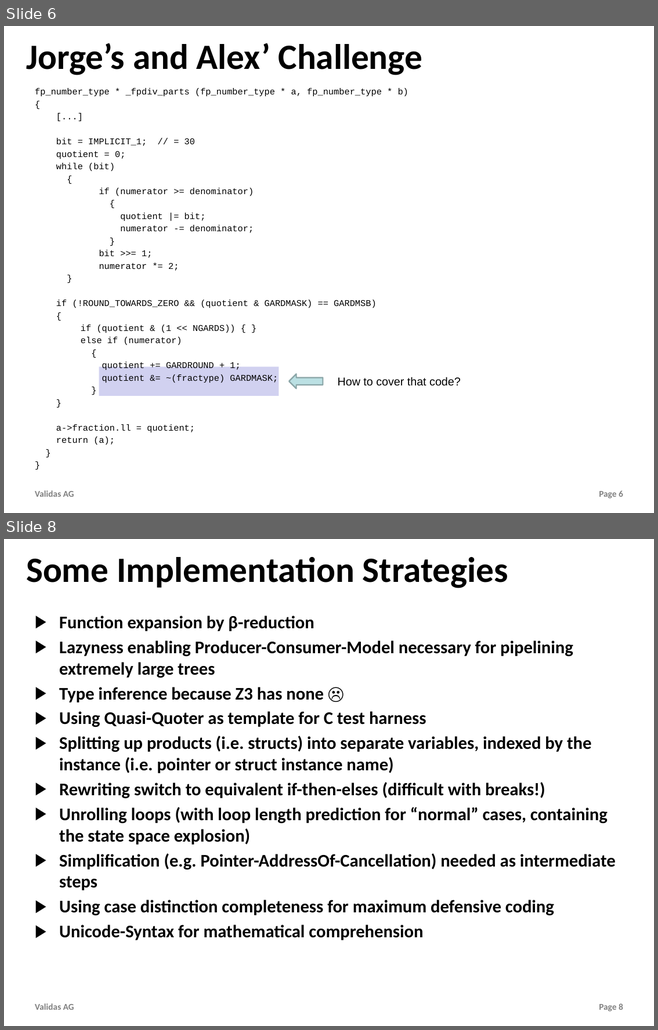
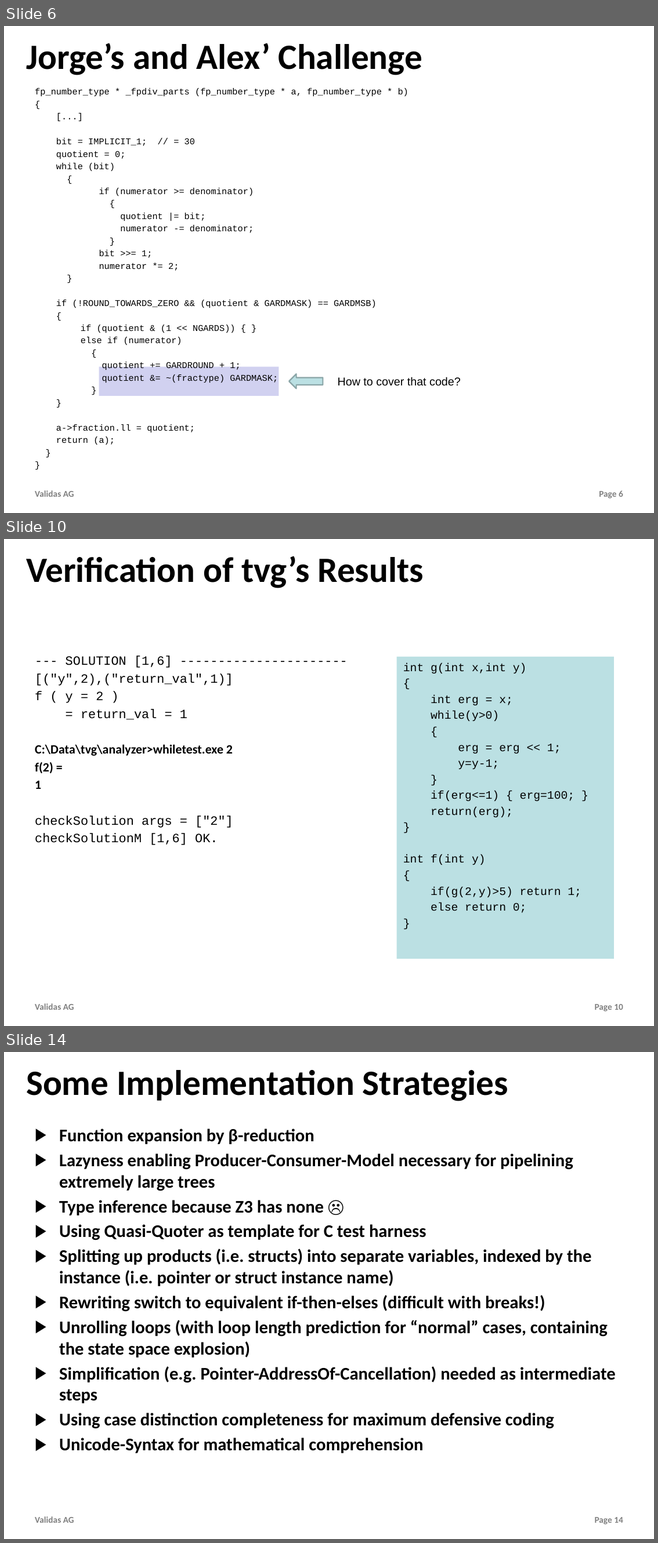
Before and after one commit to theoremprover/tvg, a slide deck: Vortraege/TestVectorGenerator.pptx. Shown one above the other, each under a label of ours: slides 6 and 8 before the commit, slides 6, 10 and 14 after it; the slides between them are not shown. The pictures are 658x1030 and 658x1543 pixels, drawn with LibreOffice and Linux fonts; fonts in the diff are those of the drawing; background and template pictures are left out. Boxes give left, top, right and bottom in pixels: in the first picture for what was removed or moved away, otherwise in the second. Text is boxed around its words. In the diff, an @@ line names an element or a change of style, - is before the commit and + after.

```diff
--- a/Vortraege/TestVectorGenerator.pptx
+++ b/Vortraege/TestVectorGenerator.pptx
@@ slide 10 added at (x1=4, y1=539, x2=654, y2=1026), background #FFFFFF; not listed: 2 template elements that a slide beside it also shows @@
@@ title added at (x1=26, y1=556, x2=423, y2=588), 56 pt, text #000000, bold @@
+Verification of tvg’s Results
@@ text added at (x1=35, y1=656, x2=233, y2=845), 20 pt, text #000000 @@
+--- SOLUTION [1,6] ----------------------
+[("y",2),("return_val",1)]
+f ( y = 2 )
+= return_val = 1
+C:\Data\tvg\analyzer>whiletest.exe 2
+f(2) =
+1
+checkSolution args = ["2"]
+checkSolutionM [1,6] OK.
@@ rectangle added at (x1=397, y1=657, x2=614, y2=959), fill #BBE0E3, 18 pt, text #000000 @@
+int g(int x,int y)
+{
+int erg = x;
+while(y>0)
+{
+erg = erg << 1;
+y=y-1;
+}
+if(erg<=1) { erg=100; }
+return(erg);
+}
+int f(int y)
+{
+if(g(2,y)>5) return 1;
+else return 0;
+}
@@ what was slide 8 is now slide 14 @@
@@ page number at (x1=594, y1=1517, x2=623, y2=1525): text changed @@
-Page 8
+Page 14
```
Also in this commit, not shown: 2 slides changed, 6 other slides added, 2 other files.
